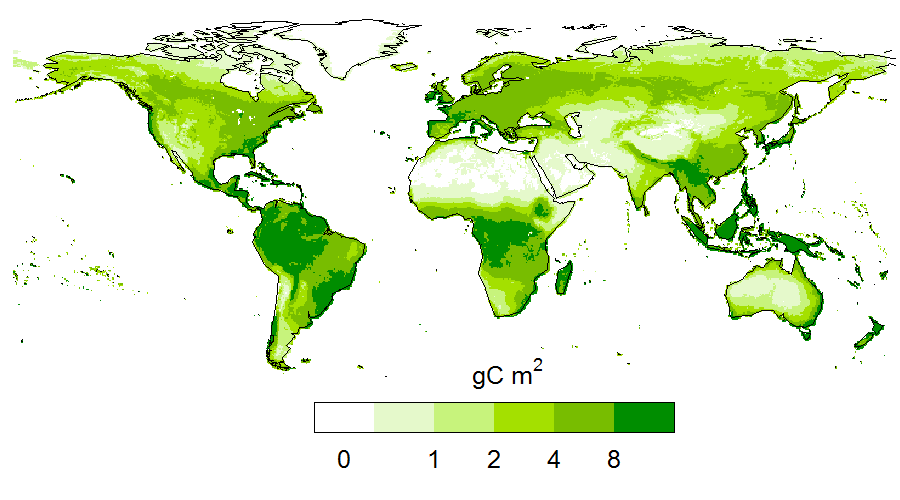
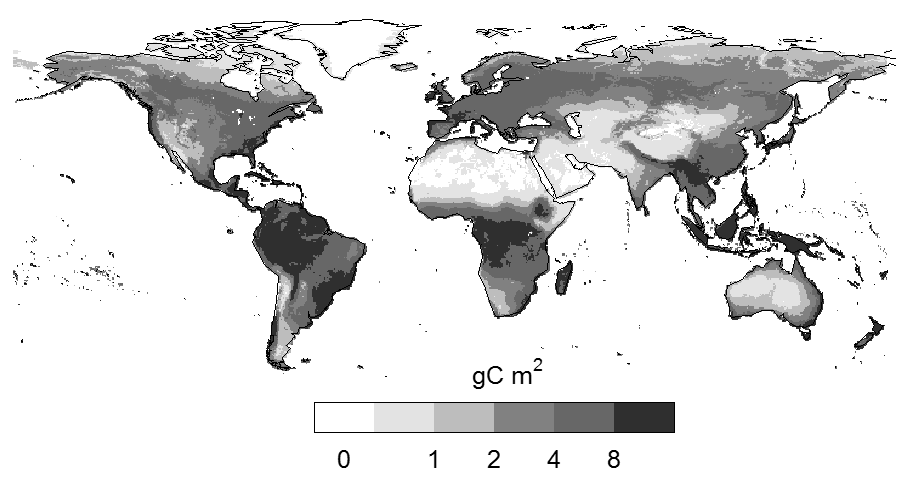
Two versions of the same layered image (900 x 500). Layer-by-layer changes:
painted on "Pasted Layer" over [left=13, top=30, right=887, bottom=468]
